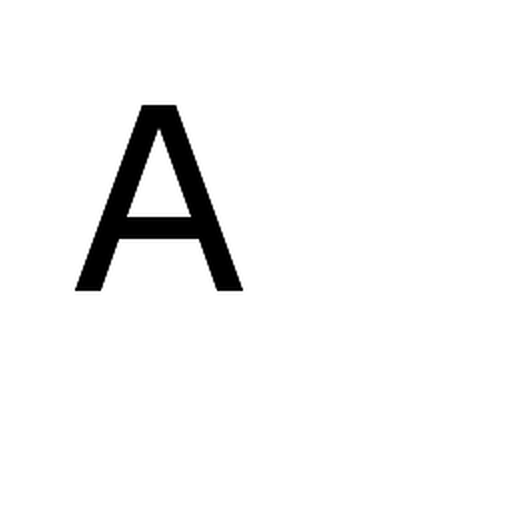
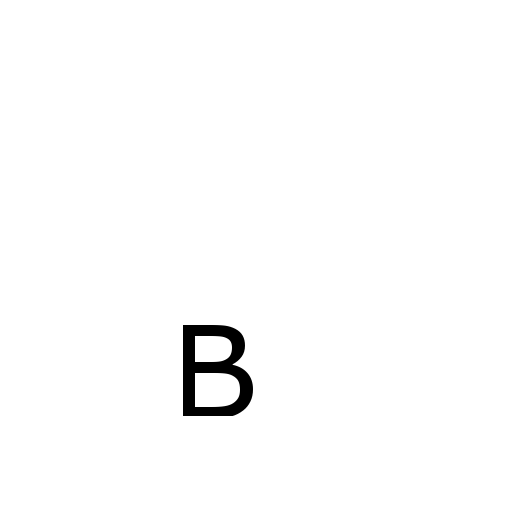
Layers edited between the first and the second 512 x 512 image:
hid "scale" over [71, 101, 247, 295]
added layer "B" above "Layer" over [183, 325, 253, 416]
